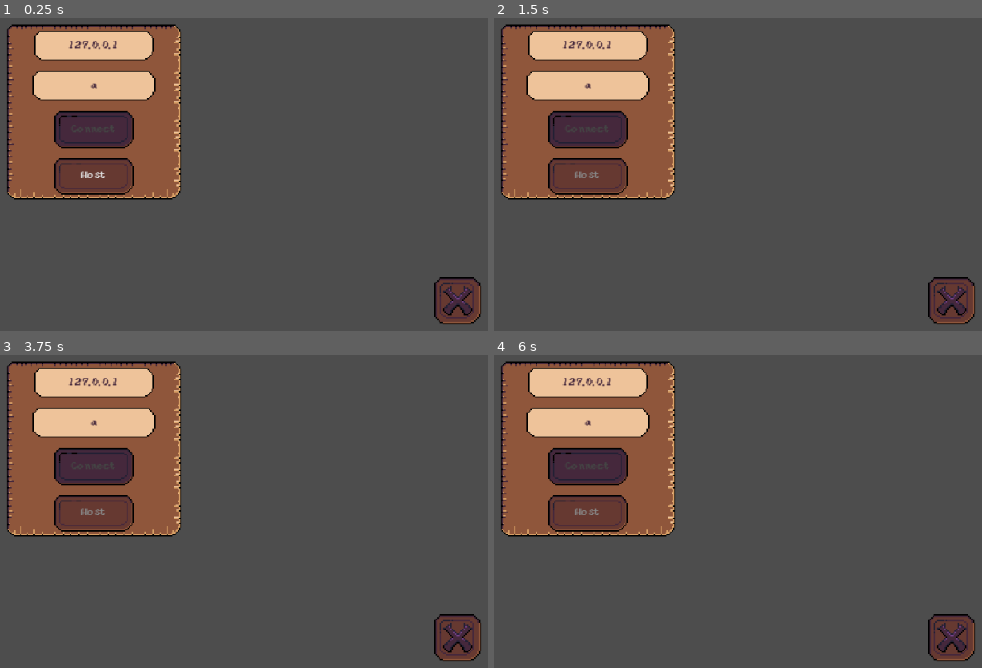
Above: before the commit, frames 1-4 (two rows, left to right).
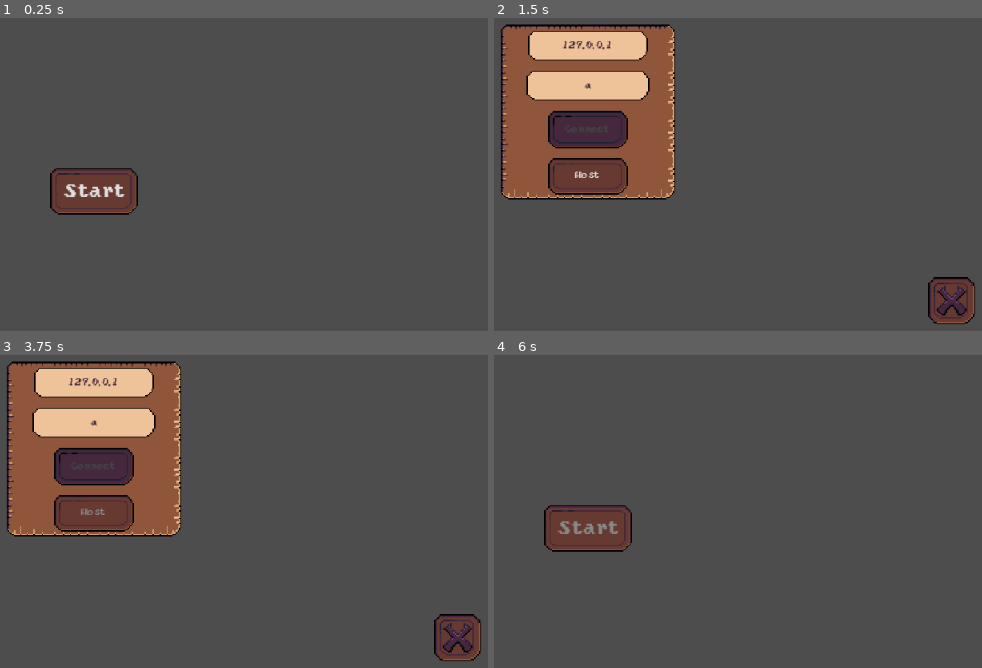
Above: after the commit, the same moments.

Repository: 0xspiderr/itec-2026
Game: Godot game, scene res://_start_menu/startScene.tscn
Two runs of this game, one before a commit and one after it. Both use one fixed random seed, a clock stepped at 60 frames per second and the inputs below. Before the commit the project starts from res://_mainMenu/mainMenu.tscn.
Inputs (mouse positions are in pixels of both pictures, inside the frame that each line leads up to):
- Up to frame 1 (0.25 s): no input
- Up to frame 2 (1.5 s): click (952, 299) at 0.52 s; click (586, 190) at 1.25 s, where only the run after the commit has a clickable "Start"
- Up to frame 3 (3.75 s): click (458, 636) at 2 s; click (92, 527) at 2.75 s, where only the run after the commit has a clickable "Start"; click "Host" at 3.5 s
- Up to frame 4 (6 s): hold D (right) 4.28-5.03 s; hold E (pickup) 4.28-5.03 s; hold Down (down) 5.03-5.78 s; tap E (pickup) at 5.1 s; tap Enter at 5.75 s; hold D (right) from 5.78 s (still down); hold E (pickup) from 5.78 s (still down)

The runs differ from the first frame. In frame 1, 21% of the frame differs, in the area x 1-99%, y 1-98%; in frame 2, less than 0.1%; in frame 3, nothing differs; in frame 4, 21%.

Commit message:
start menu

Diff:
--- a/_lobby/lobby.tscn
+++ b/_lobby/lobby.tscn
@@ -3,8 +3,6 @@
 [ext_resource type="Script" uid="uid://yitpqaigpqvx" path="res://_lobby/lobby.gd" id="1_fuoyk"]
 [ext_resource type="Theme" uid="uid://dvnm8f75jaivf" path="res://theme/menu_ui.tres" id="1_w4r5k"]
 [ext_resource type="FontFile" uid="uid://daanan4q0ggpn" path="res://font/yoster.ttf" id="2_kxvj5"]
-[ext_resource type="Theme" path="res://theme/ui_buttons.tres" id="4_ex7t2"]
-[ext_resource type="Theme" uid="uid://5g0flvr566fg" path="res://theme/button.tres" id="5_dskl3"]
 
 [node name="Lobby" type="Control" unique_id=1552650006]
 layout_mode = 3
@@ -77,28 +75,4 @@
 theme_override_font_sizes/font_size = 8
 text = "Start game"
 
-[node name="MarginContainer" type="MarginContainer" parent="." unique_id=791837066]
-texture_filter = 1
-layout_mode = 1
-anchors_preset = 3
-anchor_left = 1.0
-anchor_top = 1.0
-anchor_right = 1.0
-anchor_bottom = 1.0
-offset_left = -58.0
-offset_top = -58.0
-grow_horizontal = 0
-grow_vertical = 0
-size_flags_horizontal = 8
-size_flags_vertical = 8
-theme = ExtResource("4_ex7t2")
-theme_override_constants/margin_right = 10
-theme_override_constants/margin_bottom = 10
-
-[node name="Button" type="Button" parent="MarginContainer" unique_id=1559710024]
-custom_minimum_size = Vector2(48, 48)
-layout_mode = 2
-theme = ExtResource("5_dskl3")
-
 [connection signal="pressed" from="VBoxContainer2/Panel/VBoxContainer2/StartBtn" to="." method="_on_start_btn_pressed"]
-[connection signal="pressed" from="MarginContainer/BackBtn" to="." method="_on_back_btn_pressed"]
--- a/_mainMenu/main_menu.gd
+++ b/_mainMenu/main_menu.gd
@@ -38,6 +38,5 @@
 		menu.hide()
 		error.show()
 
-
-#func _on_back_btn_pressed() -> void:
-	#get_tree().change_scene_to_packed(GAME)
+func _on_back_btn_pressed() -> void:
+	get_tree().change_scene_to_file("res://_start_menu/startScene.tscn")
--- a/_start_menu/start_scene.gd
+++ b/_start_menu/start_scene.gd
@@ -12,4 +12,4 @@
 
 
 func _on_start_btn_pressed() -> void:
-	get_tree().change_scene_to_file("res://_start_menu/startScene.tscn")
+	get_tree().change_scene_to_file("res://_mainMenu/mainMenu.tscn")
--- a/project.godot
+++ b/project.godot
@@ -11,7 +11,7 @@
 [application]
 
 config/name="itec_2026"
-run/main_scene="uid://dogckl7huip08"
+run/main_scene="uid://oq36u0300glc"
 config/features=PackedStringArray("4.6", "GL Compatibility")
 config/icon="res://icon.svg"
 
